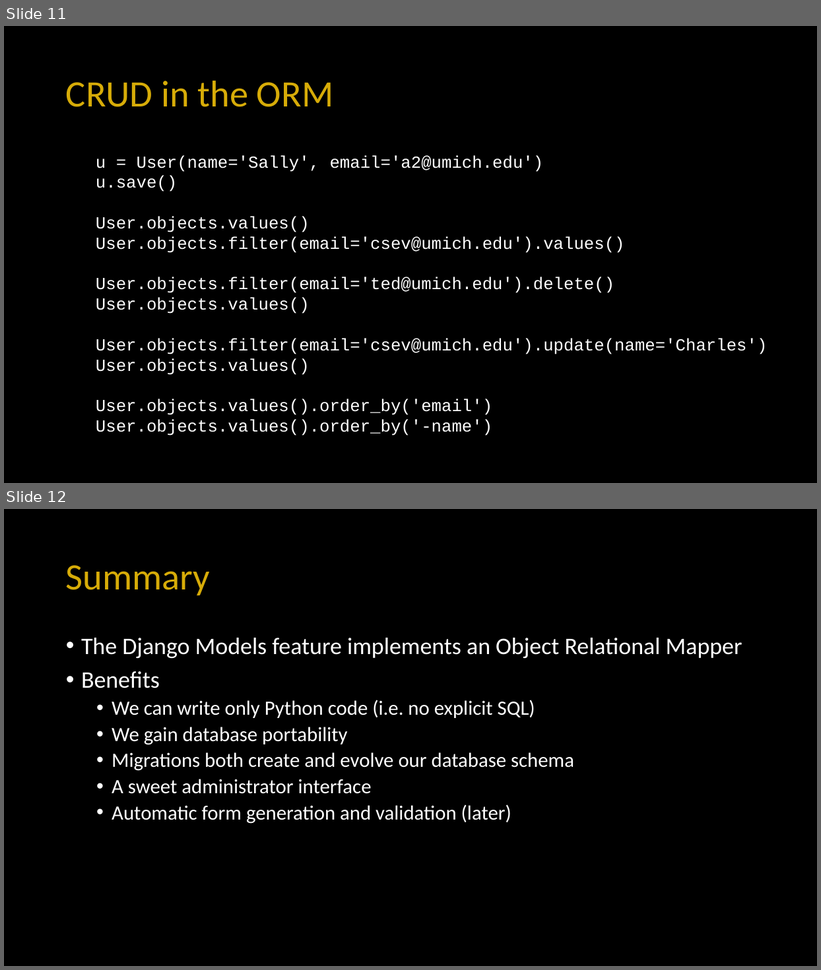
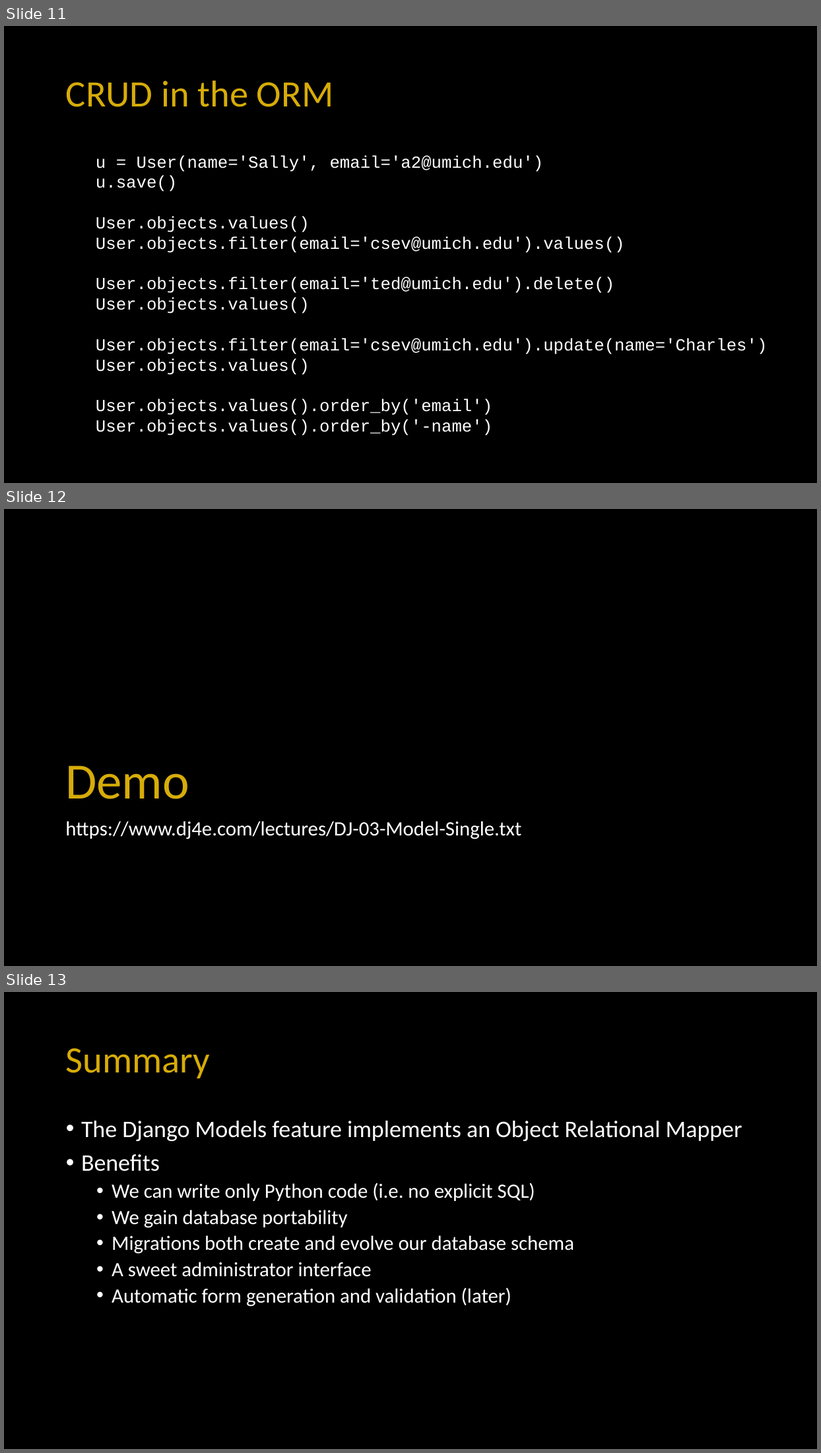
Before and after one commit to csev/dj4e, a slide deck: lectures/DJ-03-Model-Single.pptx. Shown one above the other, each under a label of ours: slides 11 and 12 before the commit, slides 11, 12 and 13 after it. The pictures are 821x970 and 821x1453 pixels, drawn with LibreOffice and Linux fonts; fonts in the diff are those of the drawing; background and template pictures are left out. Boxes give left, top, right and bottom in pixels: in the first picture for what was removed or moved away, otherwise in the second. Text is boxed around its words. In the diff, an @@ line names an element or a change of style, - is before the commit and + after.

```diff
--- a/lectures/DJ-03-Model-Single.pptx
+++ b/lectures/DJ-03-Model-Single.pptx
@@ slide 12 added at (4,509,817,966), background picture (left out) @@
@@ title added at (65,766,189,799), 60 pt, text #D7AC08 @@
+Demo
@@ text added at (65,821,521,840), 24 pt, text #FFFFFF @@
+https://www.dj4e.com/lectures/DJ-03-Model-Single.txt
@@ what was slide 12 is now slide 13 @@
```
Also in this commit, not shown: 6 other files.
